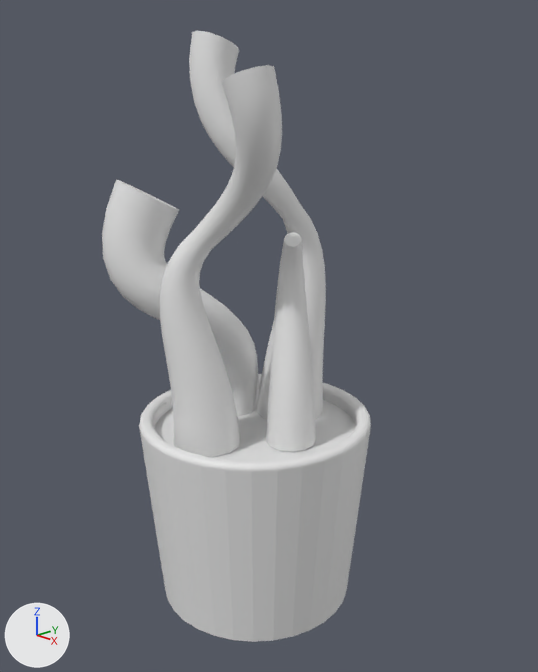
The Blender file Unity/Kykyky-Final-Project/Kykyky/Assets/Models/Furniture/Plant.blend as it was, and as the next commit left it.
Rendered twice from a camera (50 mm lens) standing at (5.16, -4.84, 4.05) and looking at (0.22, -0.02, 1.88). Lighting does not change. The marker at lower left points along +X, +Y and +Z. The picture after the commit comes second.

Objects in the first picture: 'BézierCurve', 'BézierCurve.001', 'BézierCurve.002', 'BézierCurve.003', 'Cylinder.001'.
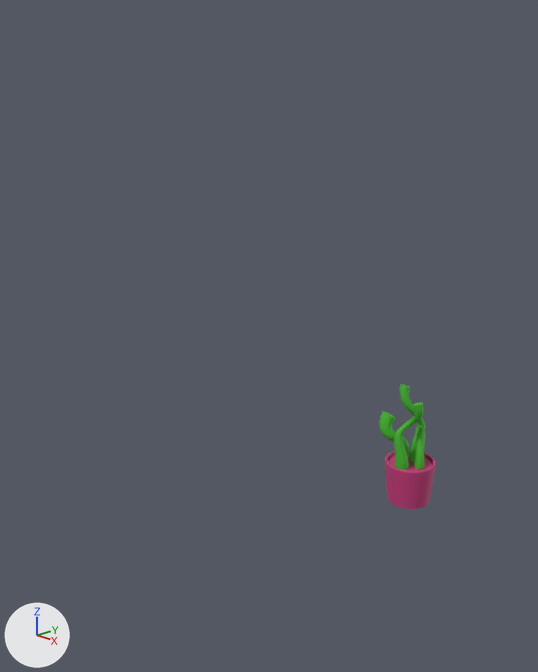
Boxes [x1, y1, x2, y2] around the edits, measured in the pictures (538 x 672 px):
'Cylinder.001', reshaped, moved, rescaled (75% narrower, 53% shorter)
    before: [139, 374, 371, 642]
    after: [379, 384, 436, 509]
'BézierCurve', deleted
    before: [160, 65, 282, 457]
'BézierCurve.003', deleted
    before: [102, 179, 258, 416]
'BézierCurve.001', deleted
    before: [189, 30, 326, 420]
'BézierCurve.002', deleted
    before: [266, 232, 316, 452]
part 1 of me_cylinder_001, added (green)
    after: [379, 384, 425, 470]
part 2 of me_cylinder_001, recoloured
    before: [139, 374, 371, 642]
    after: [385, 449, 436, 509]

The change, as a diff of the scene's bpy script:
```diff
--- a/Unity/Kykyky-Final-Project/Kykyky/Assets/Models/Furniture/Plant.blend.py
+++ b/Unity/Kykyky-Final-Project/Kykyky/Assets/Models/Furniture/Plant.blend.py
@@ mat_material_005 @@
+mat_material_005 = principled_material('Material.005')
+mat_material_005.base_color = (0.0561, 0.479, 0.0222)  # green #43b829
@@ mat_material_002 @@
+mat_material_002 = principled_material('Material.002')
+mat_material_002.base_color = (0.537, 0.0419, 0.191)  # pink #c23a79
@@ mat_material_004 @@
+mat_material_004 = principled_material('Material.004')
+mat_material_004.base_color = (0.0561, 0.479, 0.0222)  # green #43b829
@@ mat_material_003 @@
+mat_material_003 = principled_material('Material.003')
+mat_material_003.base_color = (0.0561, 0.479, 0.0222)  # green #43b829
@@ mat_material_001 @@
+mat_material_001 = principled_material('Material.001')
+mat_material_001.base_color = (0.0561, 0.479, 0.0222)  # green #43b829
@@ me_cylinder_001 @@
 # used by ob_cylinder_001; location = (0.0, 0.0, 0.0)
-me_cylinder_001.from_pydata(...)  # 576 vertices, 546 faces; spans x -1.18..1.18, y -1.18..1.18, z -1.0..1.0
+me_cylinder_001.from_pydata(...)  # 1728 vertices, 1634 faces; spans x -1.34..1.18, y -1.18..1.18, z -1.0..4.66
+# me_cylinder_001 part 1: 1152 vertices added at x -1.34..0.92, y -1.0..0.99, z -0.22..4.66
+# me_cylinder_001 part 2: 546 faces spanning x -1.18..1.18, y -1.18..1.18, z -1.0..1.0 switch from no material to mat_material_002 (pink #c23a79)
+# me_cylinder_001 part 3: the surface is now shaded smooth
+me_cylinder_001.materials.append(mat_material_003)  # green #43b829
+me_cylinder_001.materials.append(mat_material_001)  # green #43b829
+me_cylinder_001.materials.append(mat_material_005)  # green #43b829
+me_cylinder_001.materials.append(mat_material_004)  # green #43b829
@@ ob_cylinder_001 @@
 ob_cylinder_001 = bpy.data.objects.new('Cylinder.001', me_cylinder_001)
-ob_cylinder_001.location = (0.0, 0.0, 0.0)
+ob_cylinder_001.location = (1.64, 0.4, 0.71)
+ob_cylinder_001.scale = (0.195, 0.195, 0.195)
@@ ob_béziercurve @@
-ob_béziercurve = bpy.data.objects.new('BézierCurve', cu_béziercurve)
-ob_béziercurve.location = (-0.05, -0.6, 1.85)
-ob_béziercurve.rotation_euler = (4.069, 1.571, 0.0)  # degrees (233, 90, 0)
@@ ob_béziercurve_001 @@
-ob_béziercurve_001 = bpy.data.objects.new('BézierCurve.001', cu_béziercurve_001)
-ob_béziercurve_001.location = (-0.05, 0.56, 1.85)
-ob_béziercurve_001.rotation_euler = (0.0, 1.571, 0.0)  # degrees (0, 90, 0)
-ob_béziercurve_001.scale = (1.14, 1.0, 1.0)
@@ ob_béziercurve_002 @@
-ob_béziercurve_002 = bpy.data.objects.new('BézierCurve.002', cu_béziercurve_002)
-ob_béziercurve_002.location = (0.5, 0.01, 1.85)
-ob_béziercurve_002.rotation_euler = (-0.819, 1.571, 0.0)  # degrees (-47, 90, 0)
@@ ob_béziercurve_003 @@
-ob_béziercurve_003 = bpy.data.objects.new('BézierCurve.003', cu_béziercurve_003)
-ob_béziercurve_003.location = (-0.48, 0.01, 0.78)
-ob_béziercurve_003.rotation_euler = (0.0, 1.571, 0.0)  # degrees (0, 90, 0)
```
